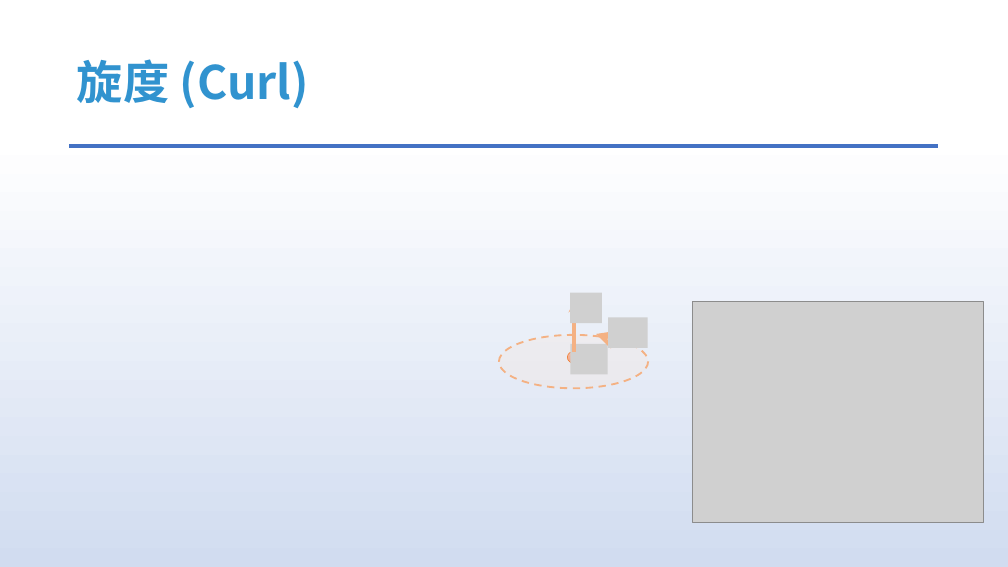
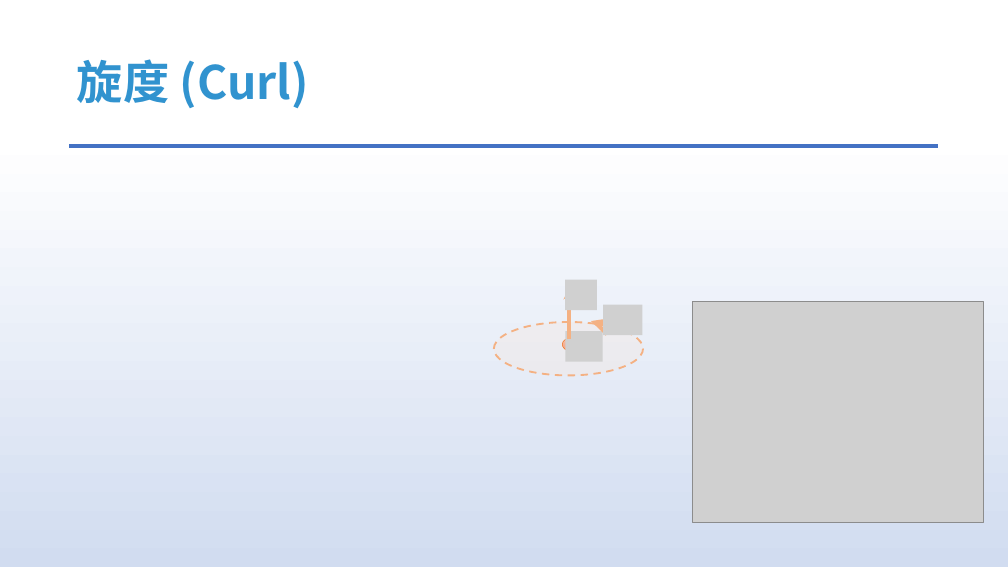
Before and after one commit to answerear/UnityFluid, a slide deck: slide 7 of doc/流体模拟入门分享.pptx. Drawn at 1008x567 pixels with LibreOffice and Linux fonts; fonts in the diff are those of the drawing; grey boxes stand for pictures. Boxes give left, top, right and bottom in pixels: in the first picture for what was removed or moved away, otherwise in the second. Text is boxed around its words. In the diff, an @@ line names an element or a change of style, - is before the commit and + after.

```diff
--- a/doc/流体模拟入门分享.pptx
+++ b/doc/流体模拟入门分享.pptx
@@ 3 pictures, 2 arrows, 2 ellipses: place and size @@
-3 pictures, 2 arrows, 2 ellipses at [499,293,648,389]
+3 pictures, 2 arrows, 2 ellipses at [494,280,643,376]
```
Also in this commit, not shown: 5 other slides changed, 2 slides added, 14 slides removed.
